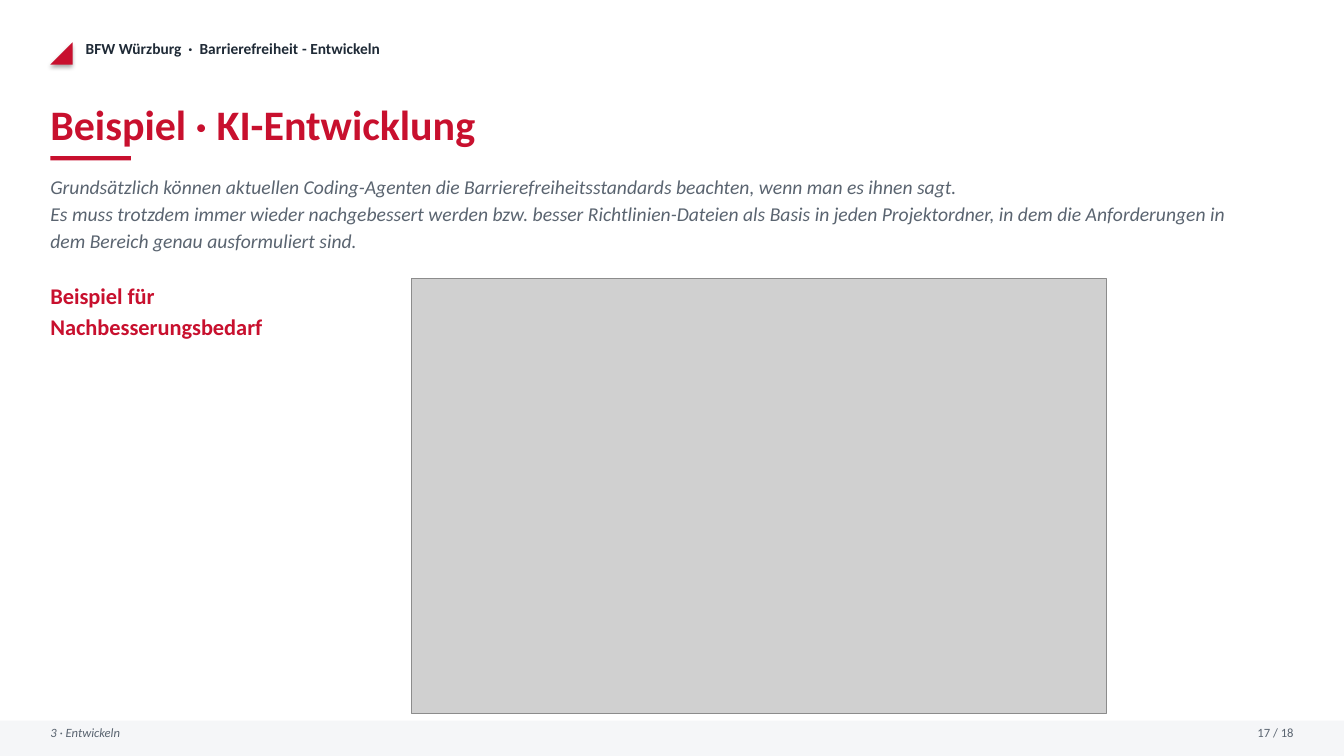
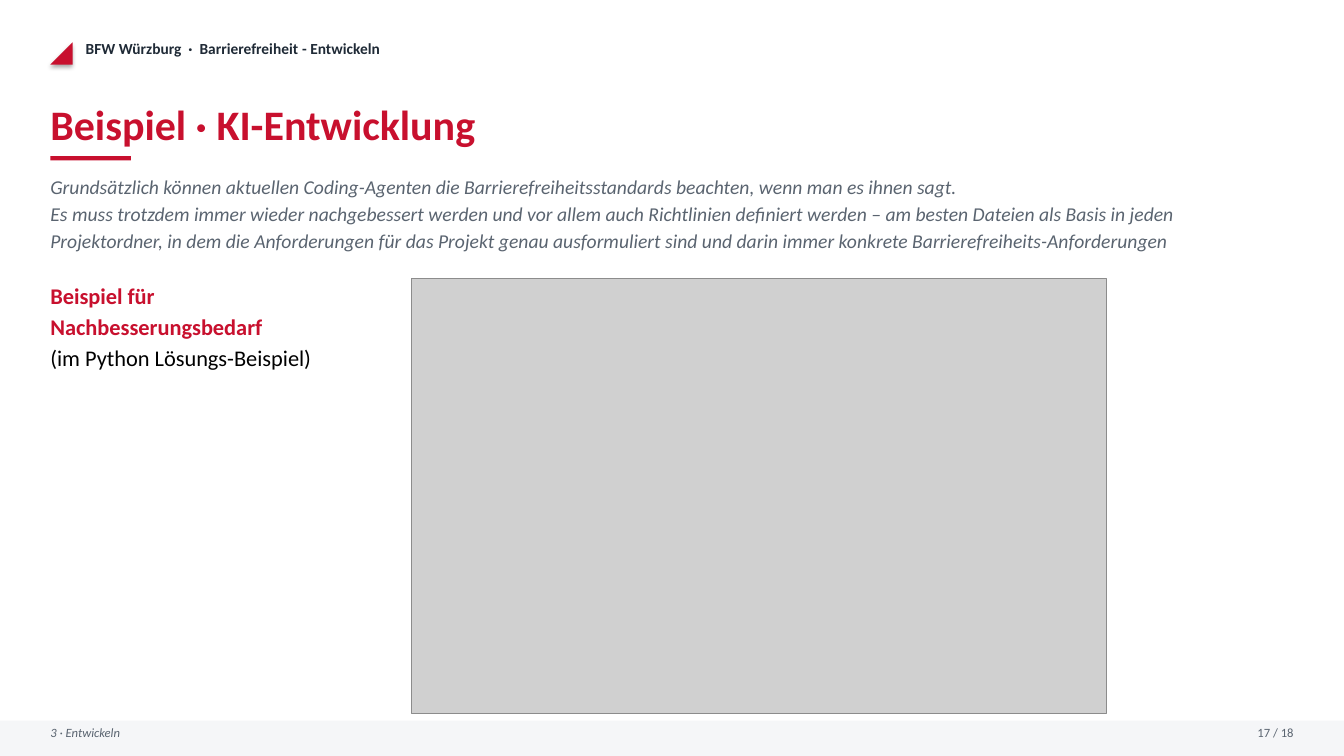
Before and after one commit to EH-BFW/BarrierefreiheitsDemos, a slide deck: slide 15 of Praesentation_Barrierefreiheit.pptx (slide 16 before the commit). Drawn at 1344x756 pixels with LibreOffice and Linux fonts; fonts in the diff are those of the drawing; grey boxes stand for pictures. Boxes give left, top, right and bottom in pixels: in the first picture for what was removed or moved away, otherwise in the second. Text is boxed around its words. In the diff, an @@ line names an element or a change of style, - is before the commit and + after.

```diff
--- a/Praesentation_Barrierefreiheit.pptx
+++ b/Praesentation_Barrierefreiheit.pptx
@@ text at [50, 180, 1174, 252]: text changed @@
-Grundsätzlich können aktuellen Coding-Agenten die Barrierefreiheitsstandards beachten, wenn man es ihnen sagt.
-Es muss trotzdem immer wieder nachgebessert werden bzw. besser Richtlinien-Dateien als Basis in jeden Projektordner, in dem die Anforderungen in dem Bereich genau ausformuliert sind.
+Grundsätzlich können aktuellen Coding-Agenten die Barrierefreiheitsstandards beachten, wenn man es ihnen sagt.
+Es muss trotzdem immer wieder nachgebessert werden und vor allem auch Richtlinien definiert werden – am besten Dateien als Basis in jeden Projektordner, in dem die Anforderungen für das Projekt genau ausformuliert sind und darin immer konkrete Barrierefreiheits-Anforderungen
@@ text at [50, 350, 311, 370]: paragraph added @@
+(im Python Lösungs-Beispiel)
```
Also in this commit, not shown: 12 other slides changed, 1 slide removed.
